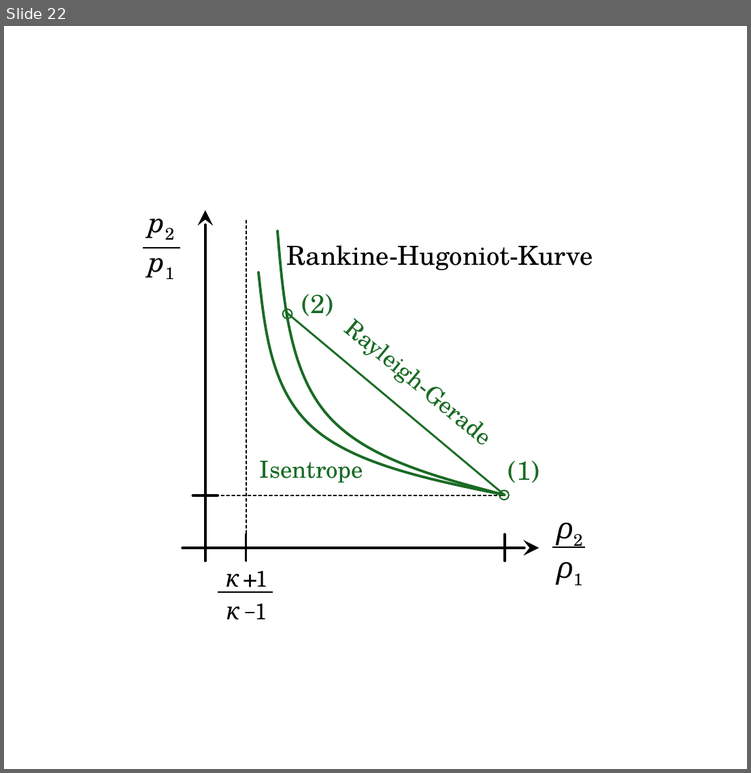
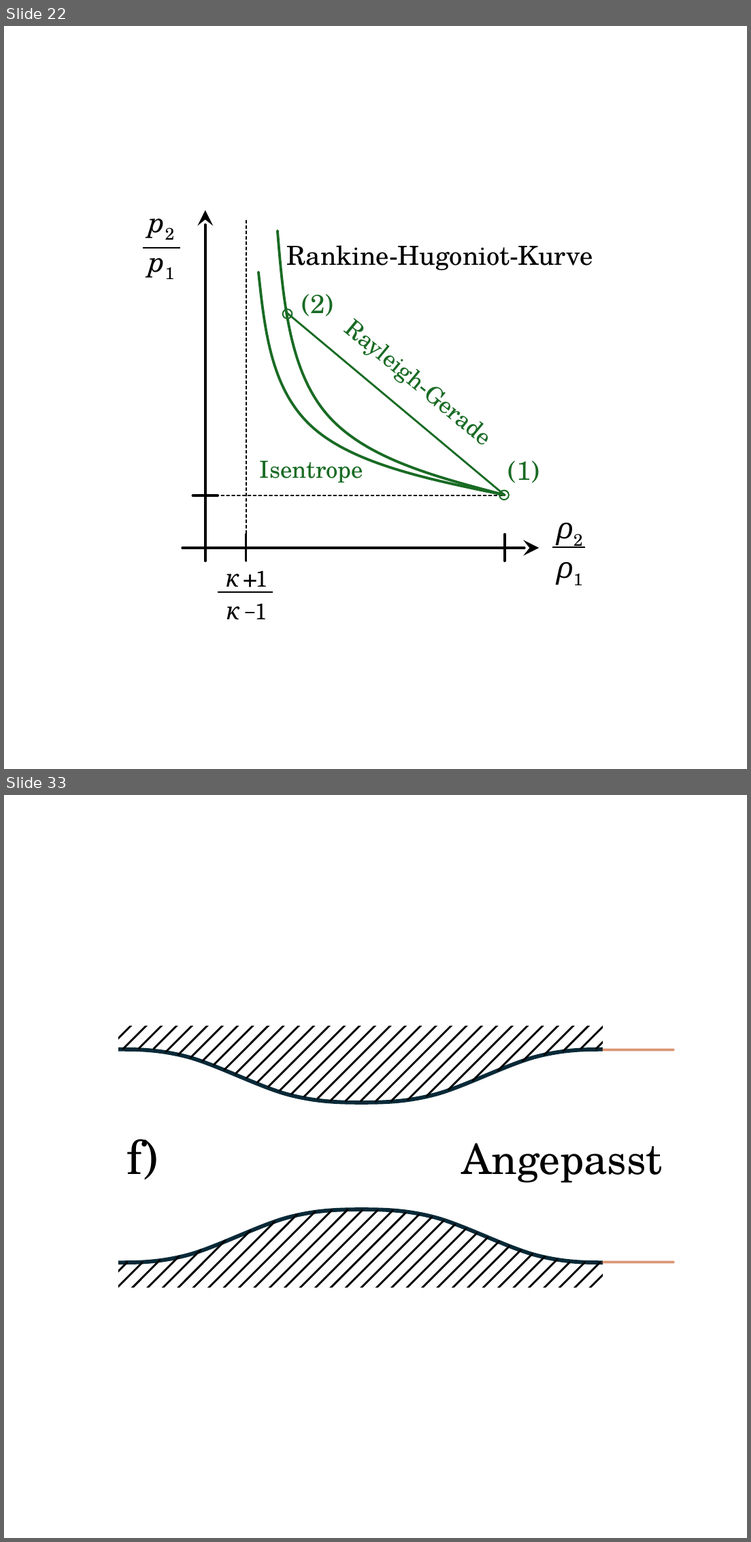
Before and after one commit to m4zeRobot/Project-FoSa, a slide deck: Strömungslehre 2/images/SL2-Images.pptx. Shown one above the other, each under a label of ours: slide 22 before the commit, slides 22 and 33 after it; the slides between them are not shown. The pictures are 751x773 and 751x1542 pixels, drawn with LibreOffice and Linux fonts; fonts in the diff are those of the drawing. Boxes give left, top, right and bottom in pixels: in the first picture for what was removed or moved away, otherwise in the second. Text is boxed around its words. In the diff, an @@ line names an element or a change of style, - is before the commit and + after.

```diff
--- a/Strömungslehre 2/images/SL2-Images.pptx
+++ b/Strömungslehre 2/images/SL2-Images.pptx
@@ slide 33 added at [4,795,747,1538], background #FFFFFF @@
@@ group added at [66,934,654,1376]: 82 lines, 4 freeform shapes, 1 rectangle @@
@@ line added from (602, 1049) to (673, 1049), #C04F15 1 pt @@
@@ text added at [126,1139,158,1179], 18 pt, text #000000 @@
+f)
@@ text added at [461,1142,662,1183], 16 pt, text #000000 @@
+Angepasst
@@ line added from (602, 1262) to (673, 1262), #C04F15 1 pt @@
```
Also in this commit, not shown: 1 slide changed, 11 other slides added, 1 slide removed, 13 other files.
